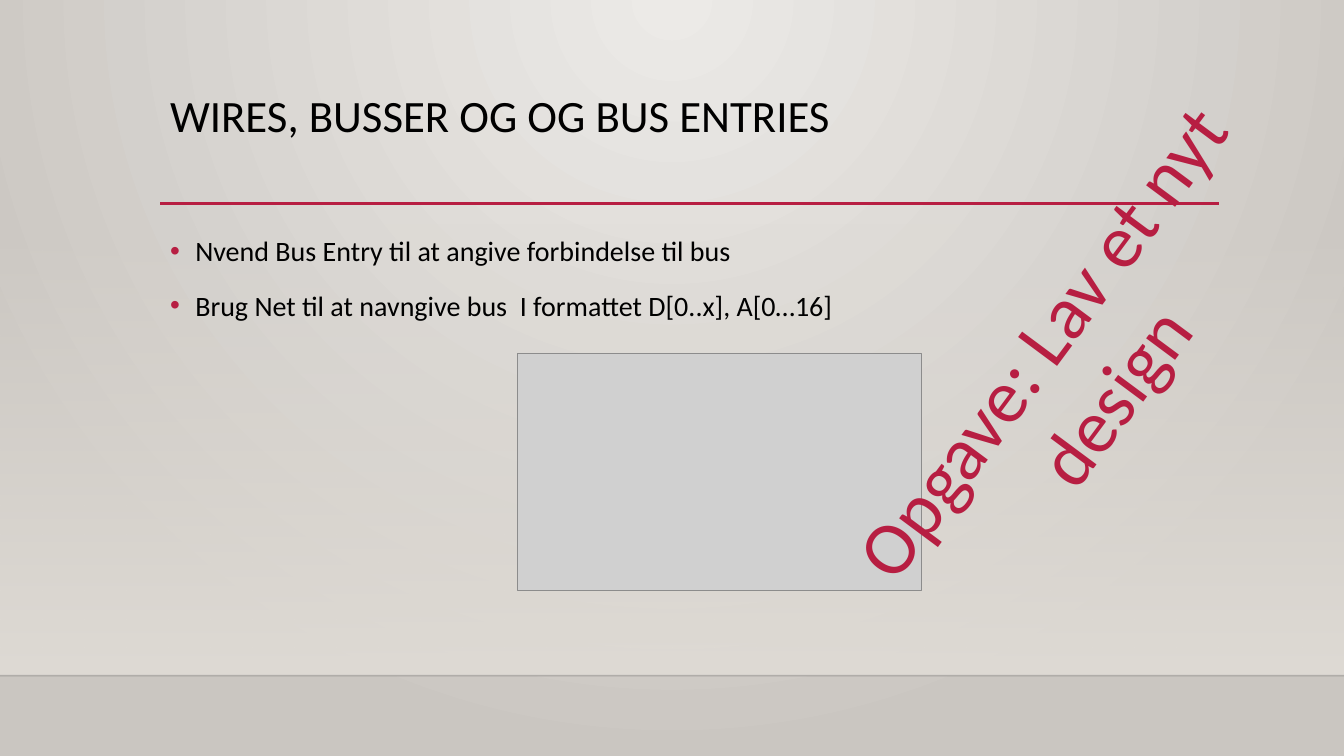
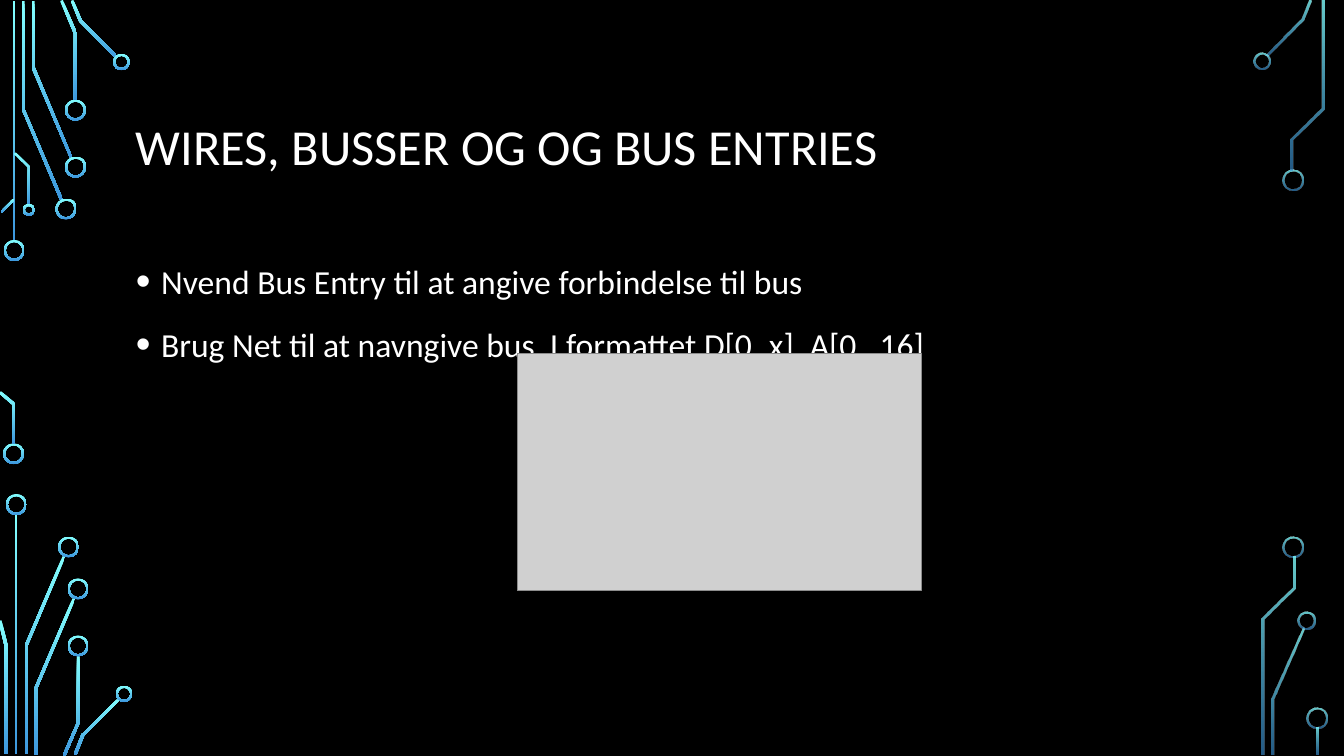
Before and after one commit to gert-lauritsen/Kicad-schematic, a slide deck: slide 10 of Kicad Schematic.pptx. Drawn at 1344x756 pixels with LibreOffice and Linux fonts; fonts in the diff are those of the drawing; grey boxes stand for pictures; background and template pictures are left out. Boxes give left, top, right and bottom in pixels: in the first picture for what was removed or moved away, otherwise in the second. Text is boxed around its words. In the diff, an @@ line names an element or a change of style, - is before the commit and + after.

```diff
--- a/Kicad Schematic.pptx
+++ b/Kicad Schematic.pptx
@@ background gradient #ECEAE7 to #CAC7C1 to picture (left out) @@
@@ title "WIRES, BUSSER OG OG BUS ...": place and size @@
-title "WIRES, BUSSER OG OG BUS ..." at [170,103,829,138]
+title "WIRES, BUSSER OG OG BUS ..." at [136,132,877,172]
@@ title "WIRES, BUSSER OG OG BUS ..." at [136,132,877,172]: size 32 to 36 pt, text colour #000000 to #FFFFFF; vertical alignment top to middle @@
@@ line removed from (160, 204) to (1220, 204) @@
@@ rectangle removed at [0,223,1344,676] @@
@@ text removed at [1053,230,1167,274] @@
-Opgave: Lav et nyt design
@@ text "Nvend Bus Entry til at ...": place and size @@
-text "Nvend Bus Entry til at ..." at [195,241,832,321]
+text "Nvend Bus Entry til at ..." at [161,270,924,365]
@@ text "Nvend Bus Entry til at ..." at [161,270,924,365]: size 20 to 24 pt, text colour #000000 to #FFFFFF @@
@@ line removed from (0, 676) to (1344, 676) @@
@@ group added at [0,0,1328,756]: 33 freeform shapes, 3 rectangles @@
```
Also in this commit, not shown: 12 other slides changed, 1 slide added, 1 other file.
